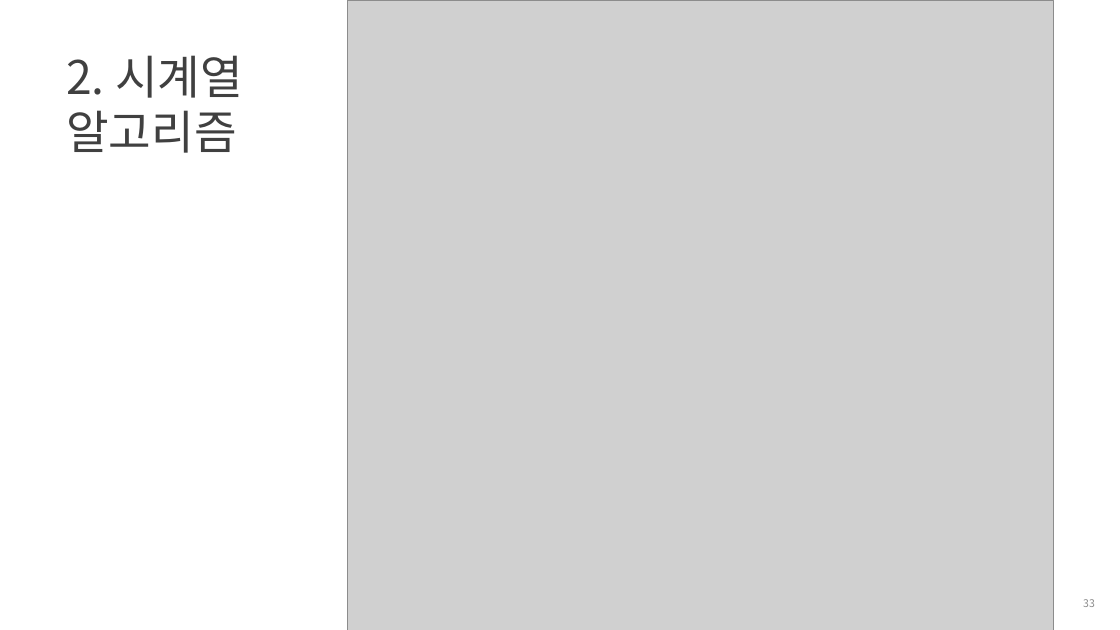
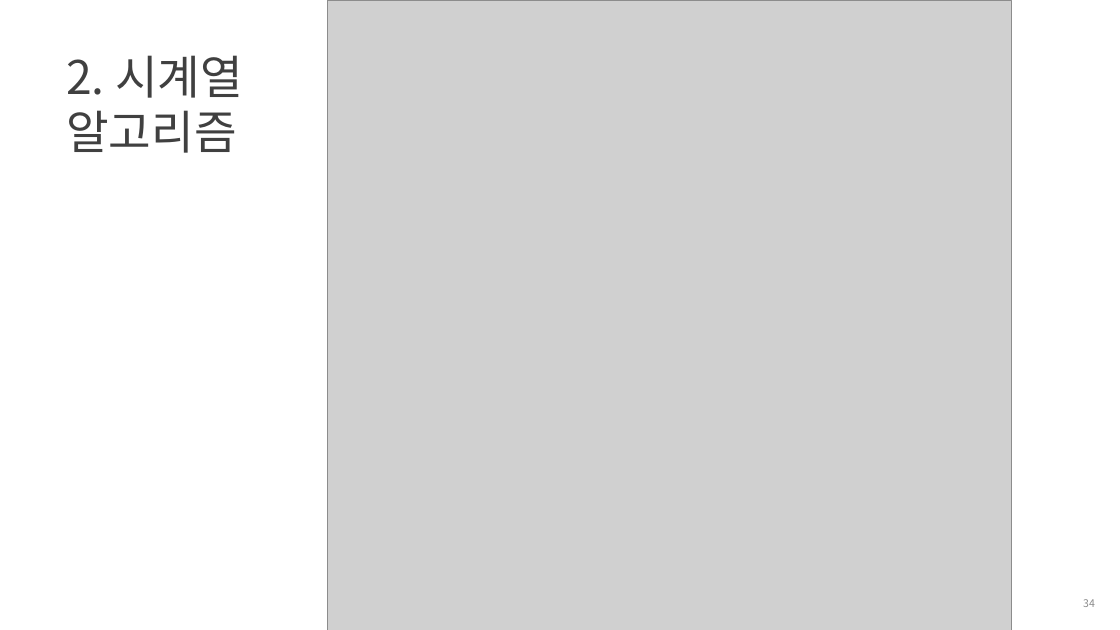
Before and after one commit to cheonbi/TimeSeriesAnalysis, a slide deck: slide 34 of Shared/[FastCampus] 7주차_강의자료_김경원박사.pptx (slide 33 before the commit). Drawn at 1120x630 pixels with LibreOffice and Linux fonts; fonts in the diff are those of the drawing; grey boxes stand for pictures; background and template pictures are left out. Boxes give left, top, right and bottom in pixels: in the first picture for what was removed or moved away, otherwise in the second. Text is boxed around its words. In the diff, an @@ line names an element or a change of style, - is before the commit and + after.

```diff
--- a/Shared/[FastCampus] 7주차_강의자료_김경원박사.pptx
+++ b/Shared/[FastCampus] 7주차_강의자료_김경원박사.pptx
@@ picture resized from (x1=348, y1=0, x2=1053, y2=630) to (x1=328, y1=0, x2=1011, y2=630) @@
@@ page number at (x1=1083, y1=599, x2=1095, y2=607): text changed @@
-33
+34
```
Also in this commit, not shown: 4 other slides changed, 1 slide added, 11 other files.
